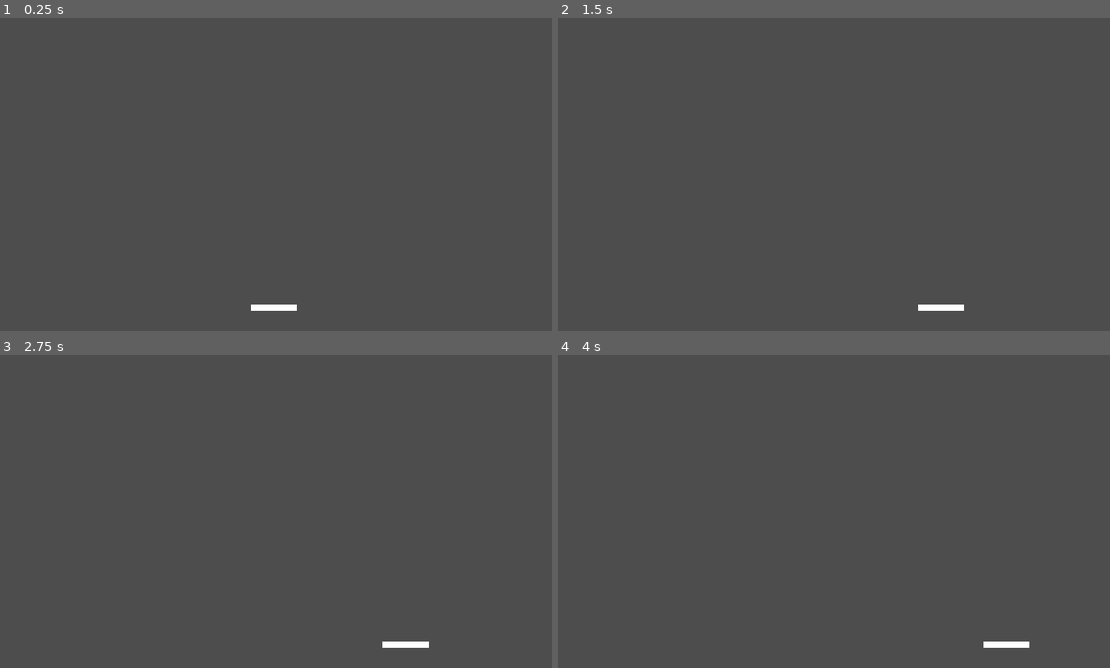
Above: before the commit, frames 1-4 (two rows, left to right).
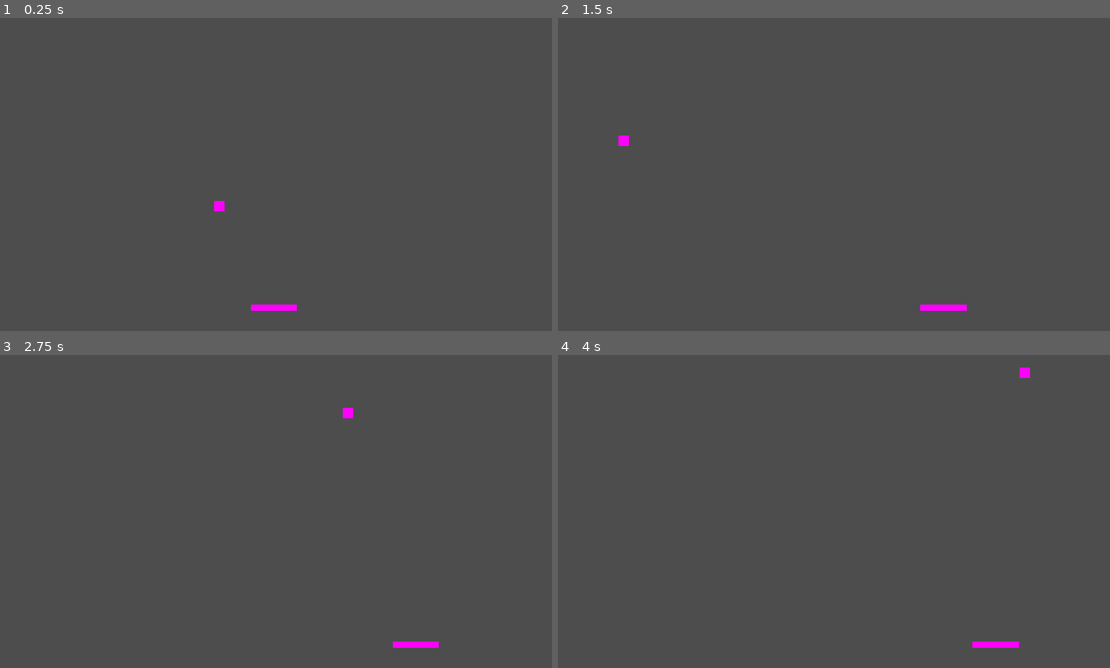
Above: after the commit, the same moments.

Repository: QuantumForgeGames/lest-ye-falter
Game: Godot game, scene res://scenes/game.tscn
The game is run twice, just before and just after one commit, with the same random seed, the same clock (stepped at 60 frames per second) and the same inputs.
Inputs:
- Up to frame 1 (0.25 s): no input
- Up to frame 2 (1.5 s): hold D (move_right) 0.53-1.28 s; hold A (move_left) from 1.28 s (still down)
- Up to frame 3 (2.75 s): release A (move_left) at 2.03 s; hold D (move_right) from 2.03 s (still down)
- Up to frame 4 (4 s): release D (move_right) at 3.53 s; hold A (move_left) from 3.53 s (still down)

The runs differ from the first frame. In frame 1, 0.2% of the frame differs, in the area x 38-54%, y 58-94%; in frame 2, 0.2%; in frame 3, 0.3%; in frame 4, 0.3%, in the area x 75-86%, y 4-94%.

Commit message:
basic ball and paddle ready to playtest for 'feel'

Diff:
--- a/project.godot
+++ b/project.godot
@@ -21,6 +21,10 @@
 window/size/viewport_height=1080
 window/stretch/mode="canvas_items"
 
+[dotnet]
+
+project/assembly_name="Project 2"
+
 [input]
 
 move_left={
--- /dev/null
+++ b/scenes/ball.tscn
@@ -0,0 +1,18 @@
+[gd_scene load_steps=4 format=3 uid="uid://cye2n4fdkf6ou"]
+
+[ext_resource type="Script" path="res://scripts/ball.gd" id="1_u8675"]
+
+[sub_resource type="PlaceholderTexture2D" id="PlaceholderTexture2D_dbxgv"]
+size = Vector2(36, 36)
+
+[sub_resource type="CircleShape2D" id="CircleShape2D_hpjuv"]
+radius = 20.0
+
+[node name="Ball" type="CharacterBody2D"]
+script = ExtResource("1_u8675")
+
+[node name="Sprite" type="Sprite2D" parent="."]
+texture = SubResource("PlaceholderTexture2D_dbxgv")
+
+[node name="Collision" type="CollisionShape2D" parent="."]
+shape = SubResource("CircleShape2D_hpjuv")
--- a/scenes/game.tscn
+++ b/scenes/game.tscn
@@ -1,6 +1,19 @@
-[gd_scene load_steps=2 format=3 uid="uid://dtt8jop5a1fdf"]
+[gd_scene load_steps=7 format=3 uid="uid://dtt8jop5a1fdf"]
 
+[ext_resource type="PackedScene" uid="uid://cye2n4fdkf6ou" path="res://scenes/ball.tscn" id="2_l2pls"]
 [ext_resource type="PackedScene" uid="uid://cmif6nw1snsxa" path="res://scenes/paddle.tscn" id="2_qrfol"]
+
+[sub_resource type="PlaceholderTexture2D" id="PlaceholderTexture2D_b20wh"]
+size = Vector2(2000, 20)
+
+[sub_resource type="RectangleShape2D" id="RectangleShape2D_fvaif"]
+size = Vector2(2000, 20)
+
+[sub_resource type="PlaceholderTexture2D" id="PlaceholderTexture2D_ppplv"]
+size = Vector2(20, 1160)
+
+[sub_resource type="RectangleShape2D" id="RectangleShape2D_wrubm"]
+size = Vector2(20, 1160)
 
 [node name="Game" type="Node2D"]
 
@@ -10,3 +23,48 @@
 [node name="Paddle" parent="." node_paths=PackedStringArray("camera") instance=ExtResource("2_qrfol")]
 position = Vector2(960, 1000)
 camera = NodePath("../Camera2D")
+
+[node name="Ball" parent="." instance=ExtResource("2_l2pls")]
+position = Vector2(967, 694)
+
+[node name="Environment" type="Node2D" parent="."]
+
+[node name="Wall_TOP" type="StaticBody2D" parent="Environment"]
+position = Vector2(960, -10)
+metadata/_edit_group_ = true
+
+[node name="Sprite2D" type="Sprite2D" parent="Environment/Wall_TOP"]
+texture = SubResource("PlaceholderTexture2D_b20wh")
+
+[node name="CollisionShape2D" type="CollisionShape2D" parent="Environment/Wall_TOP"]
+shape = SubResource("RectangleShape2D_fvaif")
+
+[node name="Wall_BOTTOM" type="StaticBody2D" parent="Environment"]
+position = Vector2(960, 1090)
+metadata/_edit_group_ = true
+
+[node name="Sprite2D" type="Sprite2D" parent="Environment/Wall_BOTTOM"]
+texture = SubResource("PlaceholderTexture2D_b20wh")
+
+[node name="CollisionShape2D" type="CollisionShape2D" parent="Environment/Wall_BOTTOM"]
+shape = SubResource("RectangleShape2D_fvaif")
+
+[node name="Wall_LEFT" type="StaticBody2D" parent="Environment"]
+position = Vector2(-10, 540)
+metadata/_edit_group_ = true
+
+[node name="Sprite2D" type="Sprite2D" parent="Environment/Wall_LEFT"]
+texture = SubResource("PlaceholderTexture2D_ppplv")
+
+[node name="CollisionShape2D" type="CollisionShape2D" parent="Environment/Wall_LEFT"]
+shape = SubResource("RectangleShape2D_wrubm")
+
+[node name="Wall_RIGHT" type="StaticBody2D" parent="Environment"]
+position = Vector2(1930, 540)
+metadata/_edit_group_ = true
+
+[node name="Sprite2D" type="Sprite2D" parent="Environment/Wall_RIGHT"]
+texture = SubResource("PlaceholderTexture2D_ppplv")
+
+[node name="CollisionShape2D" type="CollisionShape2D" parent="Environment/Wall_RIGHT"]
+shape = SubResource("RectangleShape2D_wrubm")
--- a/scenes/paddle.tscn
+++ b/scenes/paddle.tscn
@@ -2,18 +2,17 @@
 
 [ext_resource type="Script" path="res://scripts/paddle.gd" id="1_bel6m"]
 
-[sub_resource type="BoxMesh" id="BoxMesh_4fhl8"]
-size = Vector3(160, 20, 0)
+[sub_resource type="PlaceholderTexture2D" id="PlaceholderTexture2D_a7qlq"]
+size = Vector2(160, 20)
 
 [sub_resource type="RectangleShape2D" id="RectangleShape2D_3e2np"]
 size = Vector2(160, 20)
 
-[node name="Paddle" type="RigidBody2D"]
-gravity_scale = 0.0
+[node name="Paddle" type="CharacterBody2D"]
 script = ExtResource("1_bel6m")
 
-[node name="MeshInstance2D" type="MeshInstance2D" parent="."]
-mesh = SubResource("BoxMesh_4fhl8")
+[node name="Sprite" type="Sprite2D" parent="."]
+texture = SubResource("PlaceholderTexture2D_a7qlq")
 
-[node name="CollisionShape2D" type="CollisionShape2D" parent="."]
+[node name="Collision" type="CollisionShape2D" parent="."]
 shape = SubResource("RectangleShape2D_3e2np")
--- /dev/null
+++ b/scripts/ball.gd
@@ -0,0 +1,36 @@
+
+
+class_name Ball
+extends CharacterBody2D
+
+var NARROW_BOUNCE = (Vector2.UP * 4 + Vector2.RIGHT).normalized()
+var WIDE_BOUNCE = (Vector2.UP + Vector2.RIGHT * 3).normalized()
+
+@export var speed :float = 800
+
+
+func _ready () -> void:
+    motion_mode = CharacterBody2D.MOTION_MODE_FLOATING
+
+    randomize()
+    var trajectory := Vector2(randf_range(-1., 1.), randf_range(-1., 1.)).normalized()
+    velocity = trajectory * speed
+
+
+func _process (_delta :float) -> void:
+    _bounce(move_and_collide(velocity * _delta))
+
+
+func _bounce (collision_ :KinematicCollision2D) -> void:
+    if collision_ == null: return
+    velocity = velocity.bounce(collision_.get_normal())
+    var collider = collision_.get_collider()
+    if collider is Paddle:
+        var dist = global_position - collider.global_position
+        dist = dist.project(Vector2.RIGHT)
+        var ratio = abs(dist.x / collider.half_paddle_width)
+        var trajectory = lerp(NARROW_BOUNCE, WIDE_BOUNCE, ratio).normalized()
+        trajectory = lerp(trajectory, velocity.normalized(), ratio)
+        trajectory.x *= sign(velocity.x)
+        velocity = trajectory * velocity.length() + collider.velocity
+        velocity = velocity.normalized() * clampf(400, 1000, velocity.length())
--- a/scripts/paddle.gd
+++ b/scripts/paddle.gd
@@ -1,40 +1,46 @@
-extends RigidBody2D
 
 class_name Paddle
+extends CharacterBody2D
+
 
 var direction = Vector2.ZERO
 var camera_rect: Rect2
 var half_paddle_width: float
 
-@export var speed = 40000
+@export var speed = 700
 @export var camera: Camera2D # Camera used to determine the bounds of movement
 
-@onready var collision_shape_2d: CollisionShape2D = $CollisionShape2D
+@onready var _Collision: CollisionShape2D = $Collision
 
-func _ready():
-	camera_rect = camera.get_viewport_rect()
-	# Calculate half the width of the paddle for boundary checks
-	half_paddle_width = collision_shape_2d.shape.get_rect().size.x / 2 * scale.x
 
-func _physics_process(delta):
-	# Update the paddle's velocity based on the current direction
-	linear_velocity = speed * direction * delta
+func _ready () -> void:
+    camera_rect = camera.get_viewport_rect()
+    # Calculate half the width of the paddle for boundary checks
+    half_paddle_width = _Collision.shape.get_rect().size.x / 2 * scale.x
 
-func _process(_delta):
-	# Calculate the left and right bounds of the camera view
-	var camera_start_x = camera.position.x - camera_rect.size.x / 2
-	var camera_end_x = camera_start_x + camera_rect.size.x
 
-	# Prevent the paddle from moving outside the camera bounds
-	if global_position.x - half_paddle_width < camera_start_x:
-		global_position.x = camera_start_x + half_paddle_width
-	elif global_position.x + half_paddle_width > camera_end_x:
-		global_position.x = camera_end_x - half_paddle_width
+func _process (delta :float) -> void:
+    _get_input()
 
-func _input(_event):
-	if Input.is_action_pressed("move_left"):
-		direction = Vector2.LEFT
-	elif Input.is_action_pressed("move_right"):
-		direction = Vector2.RIGHT
-	else:
-		direction = Vector2.ZERO
+    # Calculate the left and right bounds of the camera view
+    var camera_start_x = camera.position.x - camera_rect.size.x / 2
+    var camera_end_x = camera_start_x + camera_rect.size.x
+
+    # Prevent the paddle from moving outside the camera bounds
+    if global_position.x - half_paddle_width < camera_start_x:
+        global_position.x = camera_start_x + half_paddle_width
+    elif global_position.x + half_paddle_width > camera_end_x:
+        global_position.x = camera_end_x - half_paddle_width
+
+    # Update the paddle's velocity based on the current direction
+    velocity = speed * direction
+    move_and_slide()
+
+
+func _get_input () -> void:
+    if Input.is_action_pressed("move_left"):
+        direction = Vector2.LEFT
+    elif Input.is_action_pressed("move_right"):
+        direction = Vector2.RIGHT
+    else:
+        direction = Vector2.ZERO
